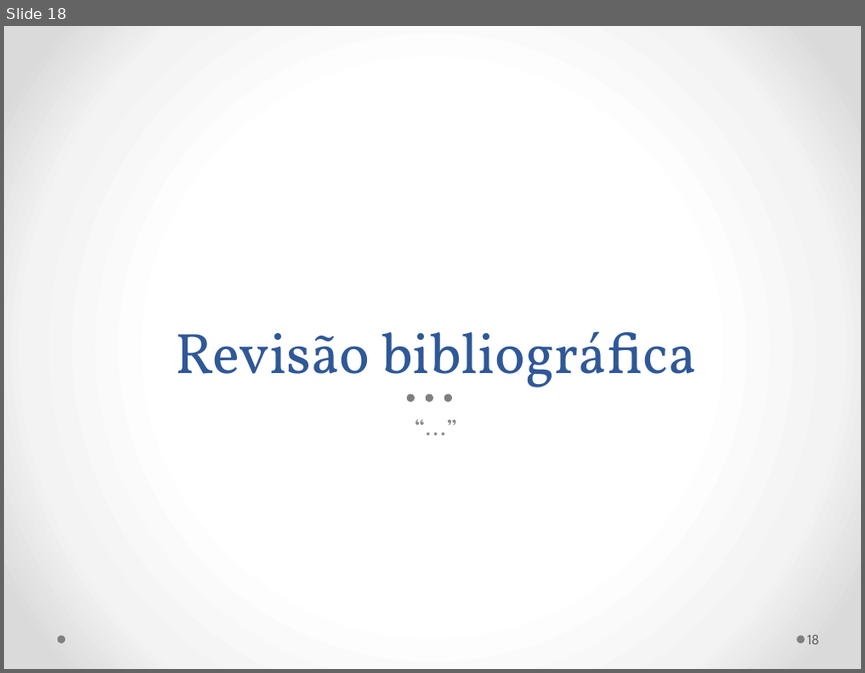
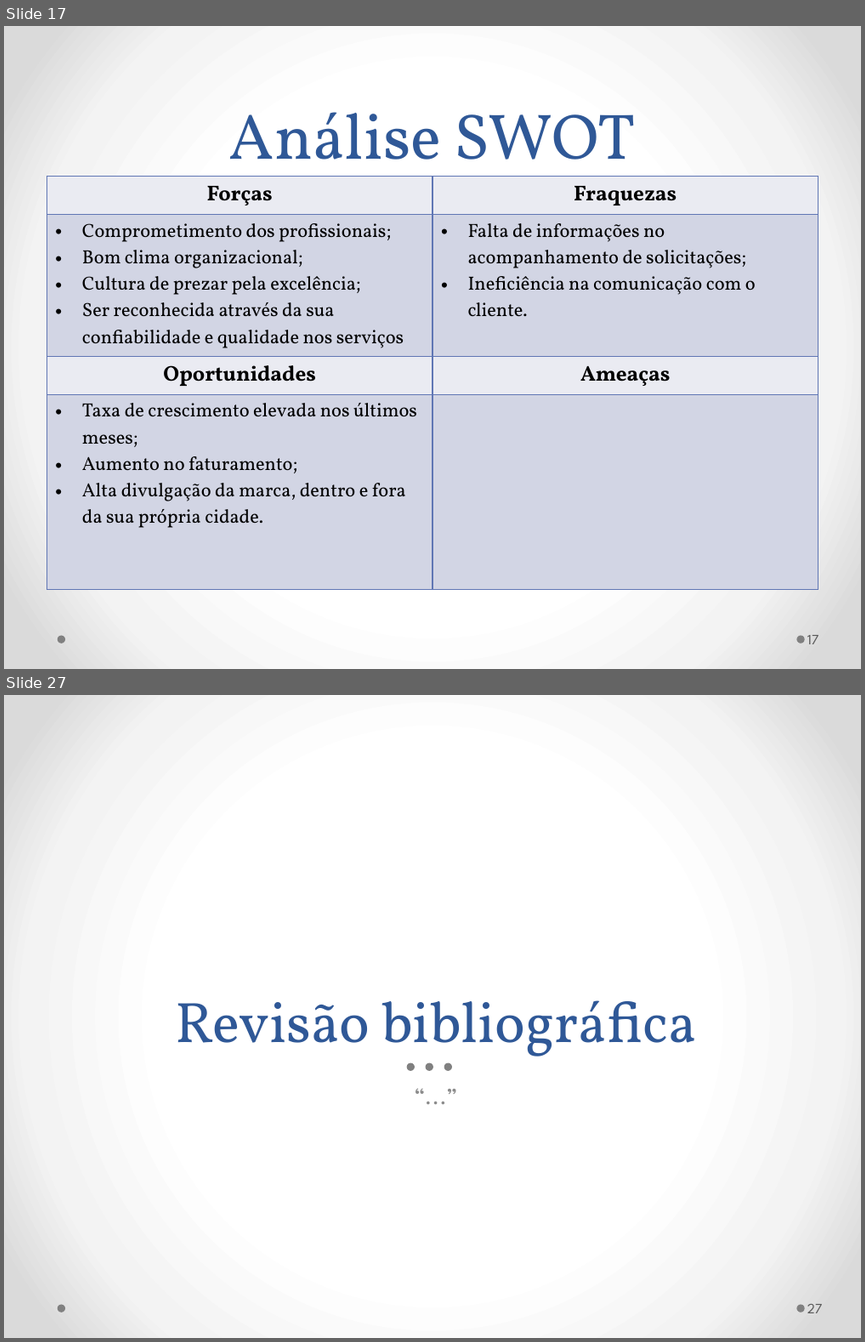
Before and after one commit to gmafonso/mestrado, a slide deck: Seminário/Seminário Dissertação Gladistone.pptx. Shown one above the other, each under a label of ours: slide 18 before the commit, slides 17 and 27 after it; the slides between them are not shown. The pictures are 865x673 and 865x1342 pixels, drawn with LibreOffice and Linux fonts; fonts in the diff are those of the drawing. Boxes give left, top, right and bottom in pixels: in the first picture for what was removed or moved away, otherwise in the second. Text is boxed around its words. In the diff, an @@ line names an element or a change of style, - is before the commit and + after.

```diff
--- a/Seminário/Seminário Dissertação Gladistone.pptx
+++ b/Seminário/Seminário Dissertação Gladistone.pptx
@@ slide 17 added at (4, 26, 861, 669), background gradient #FFFFFF to #F4F4F4 to #DADADA; not listed: 2 template elements that a slide beside it also shows @@
@@ title added at (229, 112, 636, 187), 54 pt, text #2F5897 @@
+Análise SWOT
@@ table added at (46, 176, 818, 537), 4 rows, 2 columns @@
+Forças | Fraquezas
+Comprometimento dos profissionais; / Bom clima organizacional; / Cultura de prezar pela excelência; / Ser reconhecida através da sua confiabilidade e qualidade nos serviços | Falta de informações no acompanhamento de solicitações; / Ineficiência na comunicação com o cliente.
+Oportunidades | Ameaças
+Taxa de crescimento elevada nos últimos meses; / Aumento no faturamento; / Alta divulgação da marca, dentro e fora da sua própria cidade. | 
@@ page number added at (807, 635, 819, 644), 12 pt, text #595959 @@
+17
@@ what was slide 18 is now slide 27 @@
@@ page number at (807, 1304, 823, 1313): text changed @@
-18
+27
```
Also in this commit, not shown: 1 slide changed, 31 other slides added, 3 other files.
